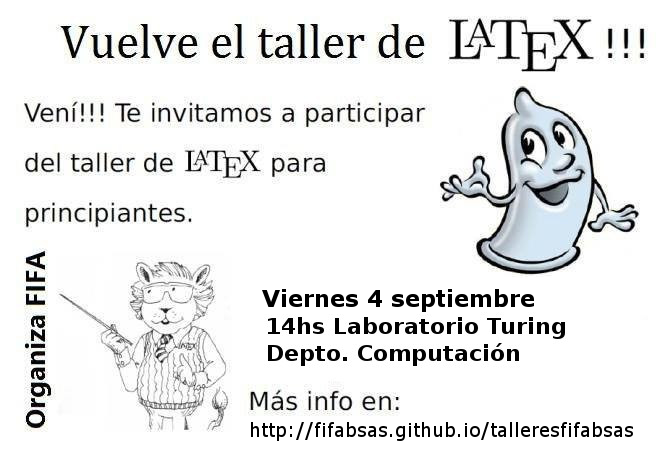
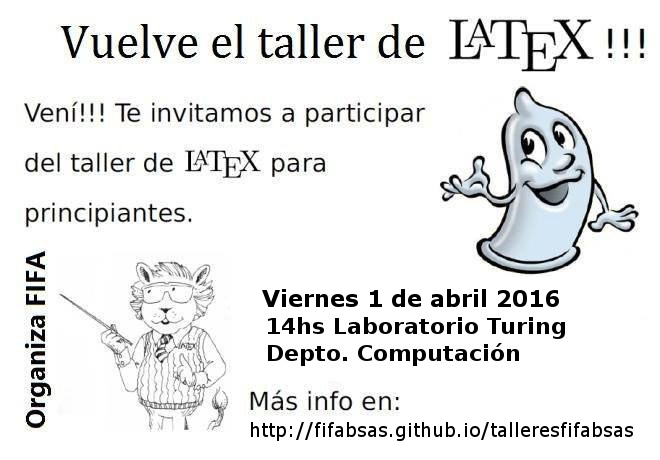
Layered file, before and after one edit (660 × 460). Changes by layer:
renamed "Viernes 4 septiembre" to "Viernes 1 de abril 2016", painted on it over (368, 289, 559, 312)
